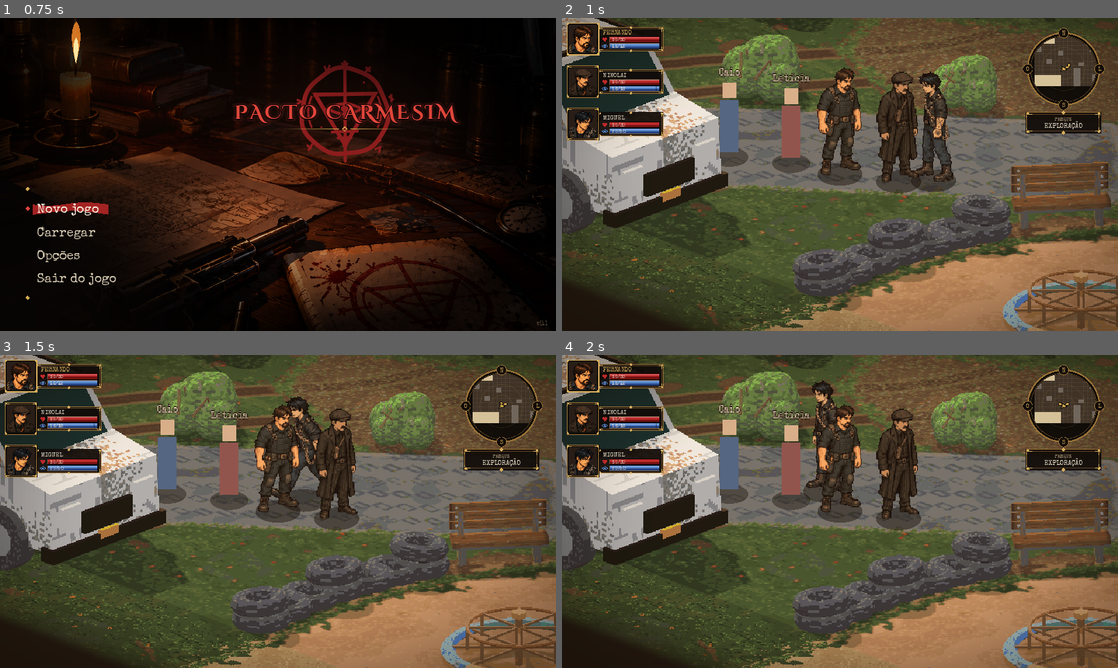
Above: before the commit, frames 1-4 (two rows, left to right).
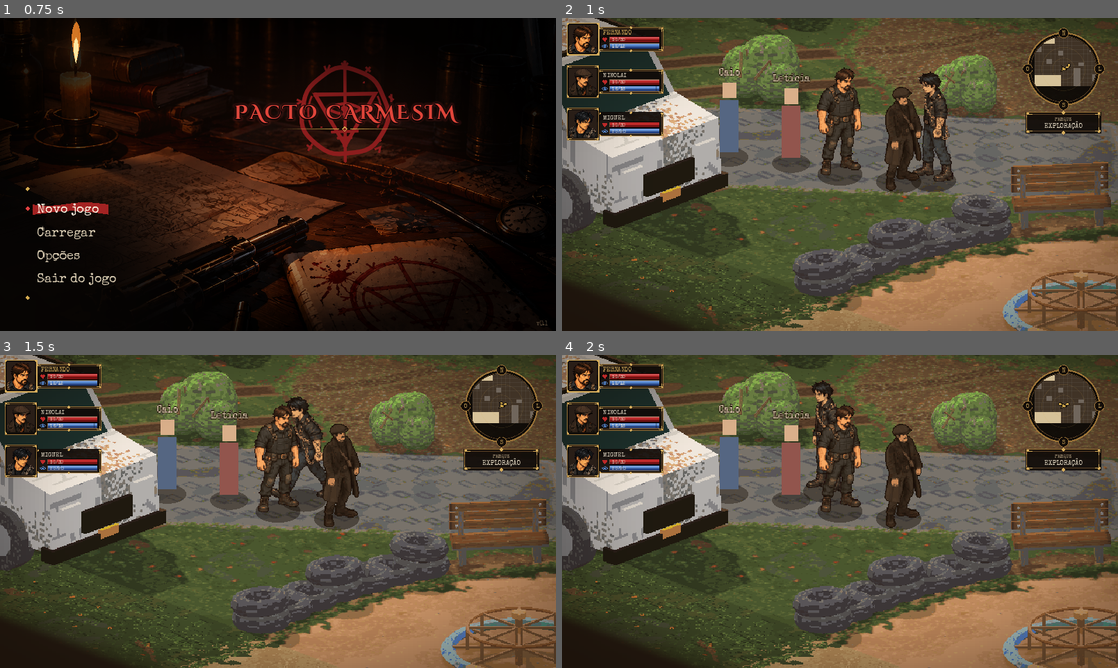
Above: after the commit, the same moments.

Repository: Brombilaa/game
Game: Godot game, scene res://scenes/menu/main_menu.tscn
The game is run twice, just before and just after one commit, with the same random seed, the same clock (stepped at 60 frames per second) and the same inputs.
Inputs (mouse positions are in pixels of both pictures, inside the frame that each line leads up to):
- Up to frame 1 (0.75 s): tap Enter (ui_accept) at 0.5 s; hold Right (ui_right) from 0.53 s (still down); tap R at 0.6 s; click (278, 174) at 0.67 s
- Up to frame 2 (1 s): keep holding Right (ui_right); tap Enter (ui_accept) at 0.77 s
- Up to frame 3 (1.5 s): move the mouse to (166, 527) at 1.27 s; release Right (ui_right) at 1.28 s; hold Down (ui_down) from 1.28 s (still down); tap Space at 1.35 s
- Up to frame 4 (2 s): keep holding Down (ui_down); tap Enter (ui_accept) at 1.52 s

Frame 1 is identical in both runs. In frame 2, 1.2% of the frame differs, in the area x 56-65%, y 17-56%; in frame 3, 1.1%; in frame 4, 1.2%.
Error in both runs: Cannot call method 'set_input_as_handled' on a null value. (res://scripts/ui/main_menu.gd:358)

Commit message:
Nikolai em 3D renderizado como pixel art: andar, parado e animações de tiro, soco, dano, morte e levantar
Folhas novas do Nikolai vêm do render 3D (Mixamo + props provisórios), convertidas por tools/sprites/render3d.py.
CharacterSheet ganha animações extras e a sala de teste as toca no combate.

Co-Authored-By: Claude Sonnet 5.5 <noreply@anthropic.com>
Claude-Session: https://claude.ai/code/session_01EDsCLEkebWCJK9pQormsA1

Diff:
--- a/scripts/art/character_sheet.gd
+++ b/scripts/art/character_sheet.gd
@@ -14,6 +14,11 @@
 const FRAME := 192
 const IDLE_FRAMES := [0, 1]
 const WALK_FRAMES := [2, 3, 4, 5, 6, 7]
+# Animações extras que uma folha pode ter e a duração de cada quadro, em segundos.
+const ANIMS := {
+	"pistol_shoot": 0.09, "rifle_fire": 0.09, "punch_cross": 0.07, "kick": 0.07,
+	"hit": 0.1, "death": 0.12, "getup": 0.12,
+}
 # Ponto do quadro que fica sobre a posição da unidade: meio dos pés.
 const PIVOT := Vector2(96, 179)
 # Altura do personagem acima do pivô, para posicionar barras de vida.
@@ -22,15 +27,43 @@
 const PORTRAIT := Rect2(66, 48, 60, 60)
 
 var textures := {}  # "se" -> Texture2D
+# Animações extras (assets/sprites/personagens/<prefixo>_anim_<nome>_<se|e|ne|s|n>.png, uma fila de quadros de 192×192).
+# Só existem para quem foi renderizado em 3D (Nikolai); "pistol_shoot" -> {"se": Texture2D, ...}.
+var anims := {}
 var portrait: Texture2D  # retrato próprio (assets/sprites/retratos); sem ele, recorta o rosto da folha S
 
 
 func _init(prefix: String) -> void:
 	for name in ["se", "e", "ne", "s", "n"]:
 		textures[name] = load("%s_%s.png" % [prefix, name])
+	for anim in ANIMS:
+		var first := "%s_anim_%s_se.png" % [prefix, anim]
+		if not ResourceLoader.exists(first):
+			continue
+		var by_dir := {}
+		for name in ["se", "e", "ne", "s", "n"]:
+			by_dir[name] = load("%s_anim_%s_%s.png" % [prefix, anim, name])
+		anims[anim] = by_dir
 	var own := "res://assets/sprites/retratos/%s_64.png" % prefix.get_file()
 	if ResourceLoader.exists(own):
 		portrait = load(own)
+
+
+func has_anim(anim: String) -> bool:
+	return anims.has(anim)
+
+
+func anim_frame_count(anim: String) -> int:
+	return int(anims[anim]["e"].get_width() / FRAME) if anims.has(anim) else 0
+
+
+func anim_seconds(anim: String) -> float:
+	return anim_frame_count(anim) * float(ANIMS.get(anim, 0.1))
+
+
+# Quadro de `anim` a `t` segundos do início; parado no último quadro depois do fim.
+func anim_frame_at(anim: String, t: float) -> int:
+	return clampi(int(t / float(ANIMS.get(anim, 0.1))), 0, maxi(anim_frame_count(anim) - 1, 0))
 
 
 func frame_count() -> int:
@@ -43,9 +76,9 @@
 
 
 # Desenha o quadro `frame` virado para `dir`, com os pés em `pos`.
-func draw(canvas: CanvasItem, pos: Vector2, frame: int, dir: Dir) -> void:
+func draw(canvas: CanvasItem, pos: Vector2, frame: int, dir: Dir, anim := "") -> void:
 	var info: Array = SHEET_OF[dir]
-	var tex: Texture2D = textures[info[0]]
+	var tex: Texture2D = anims[anim][info[0]] if anim != "" and anims.has(anim) else textures[info[0]]
 	var src := Rect2(frame * FRAME, 0, FRAME, FRAME)
 	var origin := (pos - PIVOT).round()
 	if info[1]:
--- a/scripts/exploration/test_room.gd
+++ b/scripts/exploration/test_room.gd
@@ -131,6 +131,7 @@
 var mode := Mode.EXPLORATION
 var busy := false  # animação ou turno inimigo em andamento: entrada do jogador ignorada
 var popups: Array = []  # textos de acerto/erro/dano flutuando sobre as unidades
+var anim_play := {}  # Combatant -> {"name": String, "t": float}: animação 3D em curso (só quem tem folha extra)
 var hit_shake := {}  # Combatant -> segundos restantes de tremor ao levar dano
 var screen_shake := 0.0  # segundos restantes de tremor da tela (crítico)
 var hud := CombatHud.new()
@@ -358,6 +359,14 @@
 			p.time -= delta
 		popups = popups.filter(func(p: Dictionary) -> bool: return p.time > 0.0)
 		queue_redraw()
+	for u in anim_play.keys():
+		anim_play[u]["t"] += delta
+		var sheet := _sheet_of(u)
+		var name: String = anim_play[u]["name"]
+		if sheet == null or not sheet.has_anim(name) or (name != "death" and anim_play[u]["t"] >= sheet.anim_seconds(name)):
+			anim_play.erase(u)
+	if not anim_play.is_empty():
+		queue_redraw()
 	for u in hit_shake.keys():
 		hit_shake[u] -= delta
 		if hit_shake[u] <= 0.0:
@@ -550,6 +559,8 @@
 		inventory.remove(KIT_ID)
 		fallen.pv = maxi(floori(fallen.max_pv * float(kit["valor"])), 1)
 		_popup(fallen.pos, "REANIMADO", "heal")
+		anim_play.erase(fallen)
+		_play(fallen, "getup")
 	_after_player_action()
 
 
@@ -838,10 +849,28 @@
 
 # --- Feedback ----------------------------------------------------------------
 
+# Folha de um agente do grupo (os inimigos usam enemy_sheets e não têm animações extras).
+func _sheet_of(u: Combatant) -> CharacterSheet:
+	return agent_sheets[looks.get(u, 0)] if looks.has(u) else null
+
+
+func _play(u: Combatant, name: String) -> void:
+	var sheet := _sheet_of(u)
+	if sheet != null and sheet.has_anim(name):
+		anim_play[u] = {"name": name, "t": 0.0}
+
+
+# Animação de ataque de cada arma; sem ela (espada, por exemplo) o agente não muda de pose.
+const ATTACK_ANIM := {"pistola": "pistol_shoot", "escopeta": "rifle_fire", "fuzil_precisao": "rifle_fire", "soco": "punch_cross"}
+
+
 func _show_attack(attacker: Combatant, target: Combatant, r: Dictionary) -> void:
 	if not r.ok:
 		_reject(r.reason)
 		return
+	_play(attacker, ATTACK_ANIM.get(str(attacker.weapon["id"]), ""))
+	if r.hit and not r.blocked:
+		_play(target, "hit" if target.is_alive() else "death")
 	if r.blocked:
 		_popup(target.pos, "BLOQUEADO", "blocked")
 	elif not r.hit:
@@ -1030,7 +1059,19 @@
 	if i < 0:
 		var frames: Array = CharacterSheet.WALK_FRAMES if walking else CharacterSheet.IDLE_FRAMES
 		var n := walk_n % frames.size() if walking else idle_frame
-		agent_sheets[looks.get(u, 0)].draw(self, at, frames[n], facing8.get(u, CharacterSheet.Dir.SE))
+		var sheet := agent_sheets[looks.get(u, 0)]
+		var anim := ""
+		var anim_t := 0.0
+		if anim_play.has(u):
+			anim = anim_play[u]["name"]
+			anim_t = anim_play[u]["t"]
+		elif not u.is_alive() and sheet.has_anim("death"):
+			anim = "death"  # caído fica no último quadro até ser reanimado
+			anim_t = 99.0
+		if anim != "" and not walking:
+			sheet.draw(self, at, sheet.anim_frame_at(anim, anim_t), facing8.get(u, CharacterSheet.Dir.SE), anim)
+		else:
+			sheet.draw(self, at, frames[n], facing8.get(u, CharacterSheet.Dir.SE))
 		if not u.is_alive():
 			draw_string(ThemeDB.fallback_font, at + Vector2(-22, -CharacterSheet.HEIGHT - 14), "CAÍDO", HORIZONTAL_ALIGNMENT_LEFT, -1, 12, Color(1, 0.4, 0.4))
 	else:
--- a/tests/test_character_sheet.gd
+++ b/tests/test_character_sheet.gd
@@ -60,7 +60,14 @@
 						used[c] = true
 			_check(feet_ok, "%s %s: quadro %d tem os pés na linha do pivô" % [who, name, f])
 			_check(top >= 0 and CharacterSheet.PIVOT.y - top <= CharacterSheet.HEIGHT, "%s %s: quadro %d cabe na altura declarada" % [who, name, f])
-	_check(used.size() <= 32, "%s: paleta única de até 32 cores (%d)" % [who, used.size()])
+	# Quem foi renderizado em 3D tem 28 cores base mais os tons de contorno interno e silhueta.
+	_check(used.size() <= (64 if sheet.anims.size() > 0 else 32), "%s: paleta única fechada (%d cores)" % [who, used.size()])
+	for anim in sheet.anims:
+		_check(sheet.anim_frame_count(anim) >= 6, "%s: animação %s com quadros" % [who, anim])
+		for name in sheet.anims[anim]:
+			var atex: Texture2D = sheet.anims[anim][name]
+			_check(atex.get_height() == CharacterSheet.FRAME and atex.get_width() == sheet.anim_frame_count(anim) * CharacterSheet.FRAME, "%s %s %s: fila única de quadros 192" % [who, anim, name])
+	_check(sheet.anims.is_empty() or sheet.has_anim("death") and sheet.has_anim("pistol_shoot"), "%s: animações de morte e tiro presentes" % who)
 
 func _check(ok: bool, label: String) -> void:
 	if not ok:
Binary file added: assets/sprites/personagens/nikolai_anim_death_e.png
Not shown, added: assets/sprites/personagens/nikolai_anim_death_e.png.import
Binary file added: assets/sprites/personagens/nikolai_anim_death_n.png
Not shown, added: assets/sprites/personagens/nikolai_anim_death_n.png.import
Binary file added: assets/sprites/personagens/nikolai_anim_death_ne.png
Not shown, added: assets/sprites/personagens/nikolai_anim_death_ne.png.import
Binary file added: assets/sprites/personagens/nikolai_anim_death_s.png
Not shown, added: assets/sprites/personagens/nikolai_anim_death_s.png.import
Binary file added: assets/sprites/personagens/nikolai_anim_death_se.png
Not shown, added: assets/sprites/personagens/nikolai_anim_death_se.png.import
Binary file added: assets/sprites/personagens/nikolai_anim_getup_e.png
Not shown, added: assets/sprites/personagens/nikolai_anim_getup_e.png.import
(and 63 more such lines)
